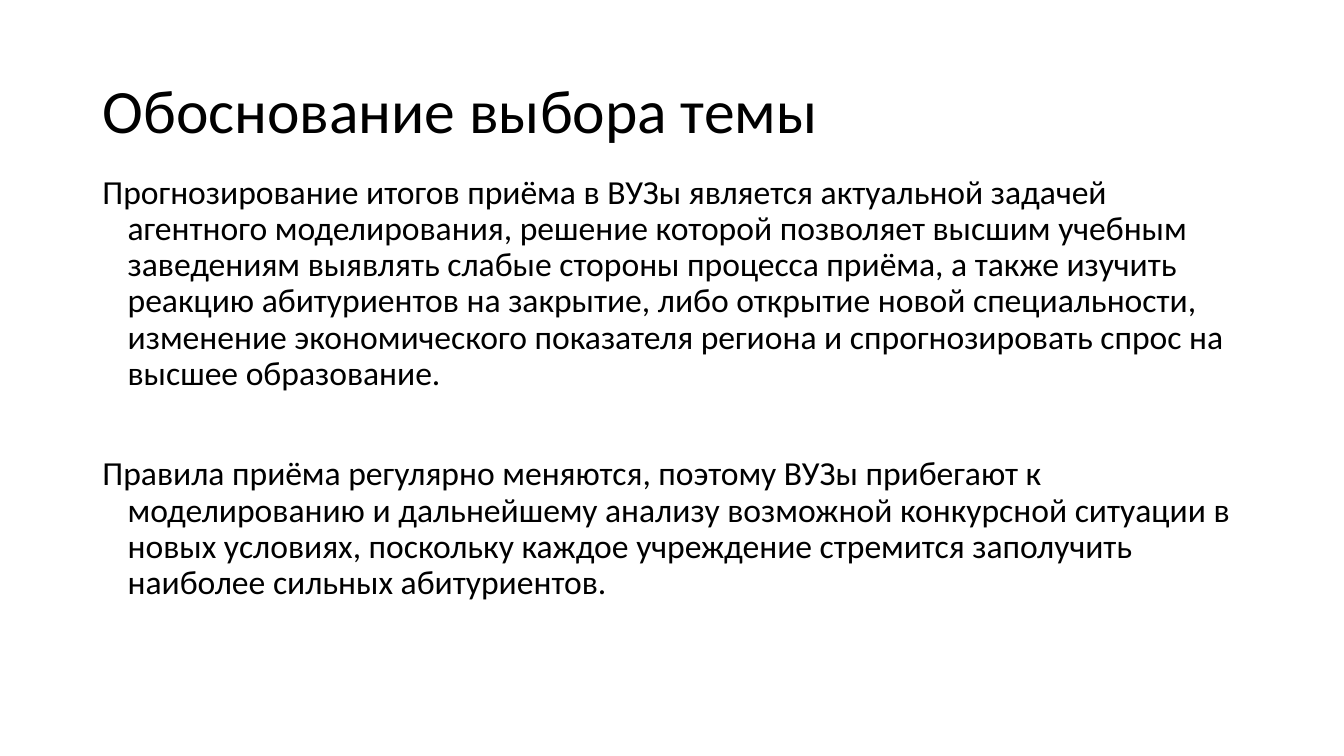
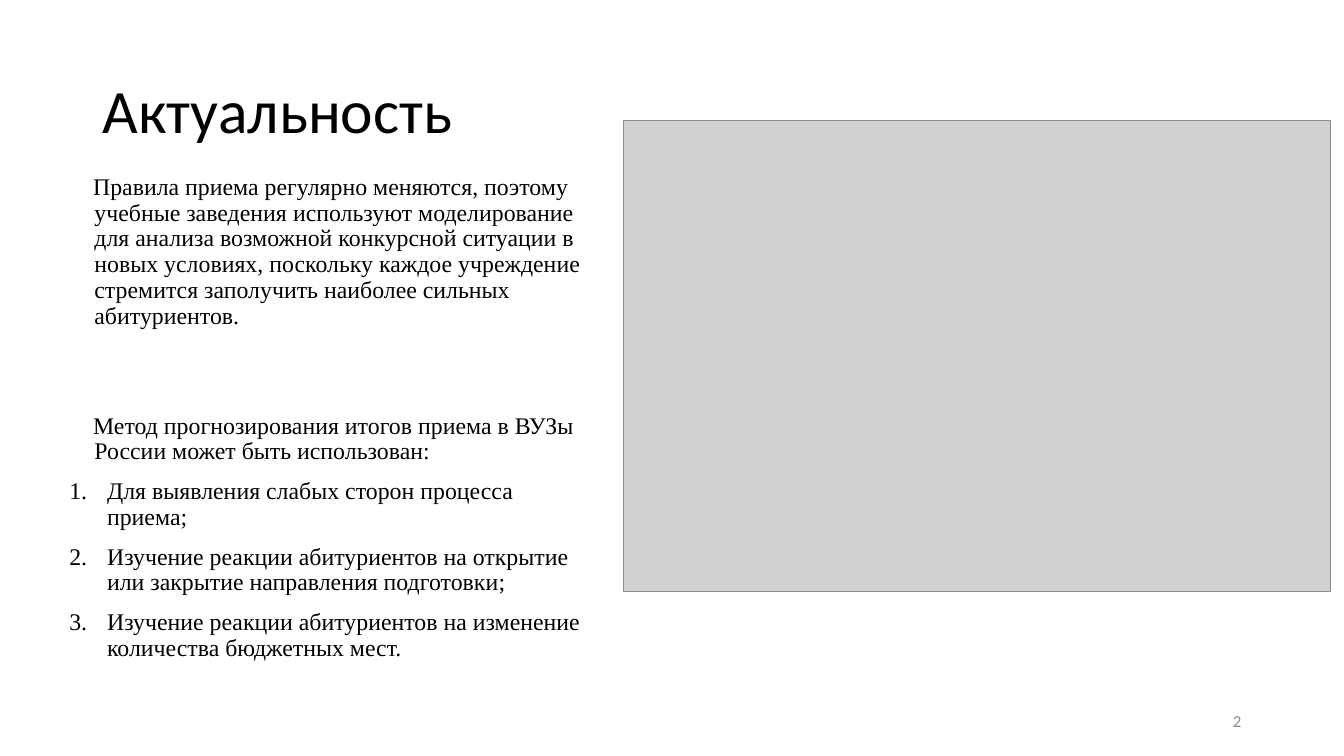
Before and after one commit to 1Bitcoin/scrape-universities-data, a slide deck: slide 2 of tex-diploma-template-main/Метод прогнозирования итогов приёма в вузы России на основе агентного моделирования.pptx. Drawn at 1344x756 pixels with LibreOffice and Linux fonts; fonts in the diff are those of the drawing; grey boxes stand for pictures. Boxes give left, top, right and bottom in pixels: in the first picture for what was removed or moved away, otherwise in the second. Text is boxed around its words. In the diff, an @@ line names an element or a change of style, - is before the commit and + after.

```diff
--- a/tex-diploma-template-main/Метод прогнозирования итогов приёма в вузы России на основе агентного моделирования.pptx
+++ b/tex-diploma-template-main/Метод прогнозирования итогов приёма в вузы России на основе агентного моделирования.pptx
@@ title at (102, 93, 452, 143): text changed @@
-Обоснование выбора темы
+Актуальность
@@ picture added at (623, 121, 1331, 592) @@
@@ text at (93, 179, 580, 661): text changed; size 24 to 17 pt; font Calibri to Times New Roman @@
-Прогнозирование итогов приёма в ВУЗы является актуальной задачей агентного моделирования, решение которой позволяет высшим учебным заведениям выявлять слабые стороны процесса приёма, а также изучить реакцию абитуриентов на закрытие, либо открытие новой специальности, изменение экономического показателя региона и спрогнозировать спрос на высшее образование.
-Правила приёма регулярно меняются, поэтому ВУЗы прибегают к моделированию и дальнейшему анализу возможной конкурсной ситуации в новых условиях, поскольку каждое учреждение стремится заполучить наиболее сильных абитуриентов.
+Правила приема регулярно меняются, поэтому учебные заведения используют моделирование для анализа возможной конкурсной ситуации в новых условиях, поскольку каждое учреждение стремится заполучить наиболее сильных абитуриентов.
+Метод прогнозирования итогов приема в ВУЗы России может быть использован:
+1. Для выявления слабых сторон процесса приема;
+2. Изучение реакции абитуриентов на открытие или закрытие направления подготовки;
+3. Изучение реакции абитуриентов на изменение количества бюджетных мест.
@@ page number added at (1233, 716, 1241, 727), 12 pt, text #8C8C8C @@
+2
```
Also in this commit, not shown: 2 other slides changed, 12 slides added, 44 other files.
